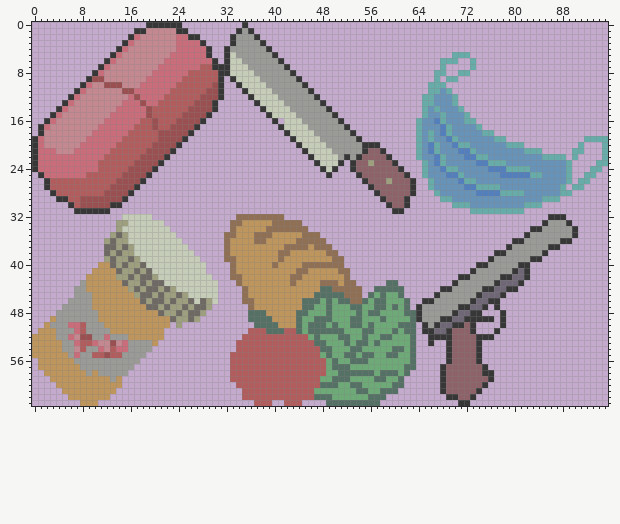
Edited in one commit: pixel-art file (Assets/Art/items.aseprite). Above is the file before it was changed.
96x64 pixels, 1 frame.
The same view after the edit:
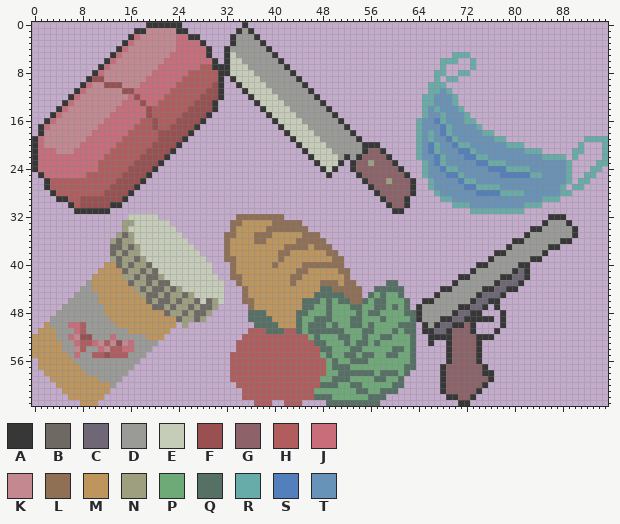
Palette (. is transparent): A #373737  B #6e6962  C #6f6776  D #9a9a97  E #c5ccb8  F #9a4f50  G #8d6268  H #b15d5e  J #ca6d7a  K #c38890  L #907055  M #be955c  N #9d9f7f  P #6eaa78  Q #557064  R #68aca9  S #537fbc  T #6793b8
The edit:
@@ x 39..43 @@
 15 AEEEE
-16 .A.EE
+16 .AEEE
 17 ..AEE
@@ x 1..33 @@
 31 ......AAAAAA.....................
-32 ..............EEEEE..............
-33 .............NNEEEEEE...........L
-34 .............NEEEEEEEE..........L
-35 ............NBNEEEEEEEE........LL
-36 ...........NBNNEEEEEEEEE.......LM
-37 ...........BBNBNEEEEEEEEE......LM
-38 ...........BNBNNEEEEEEEEEE.....LM
-39 ...........NBNNBNEEEEEEEEEE....LL
-40 ..........MMBNBNNBEEEEEEEEEE....L
-41 .........MMMMBNNBNBEEEEEEEEE....L
-42 ........MMMMMNNBNBBNEEEEEEEEE...L
-43 .......DMMMMMMBNNBNBBEEEEEEEEE...
-44 ......DDMMMMMMMNBNBBNBNEEEEEEE...
-45 ......DDDMMMMMMMNBBNBNNBNEEEEE...
-46 .....DDDDMMMMMMMMBNBBNBNNBEBNE...
-47 ....DDDDDMMMMMMMMMBBNBNNBNBBN....
-48 ...DDDDDDDMMMMMMMMMMBNNBNBBN.....
-49 ..MDDDDDDDMMMMMMMMMMMMBNNBN......
-50 .MDDDJJHDDDMMMMMMMMMMM.N.........
-51 MMMDDDJHDDDDMMMMMMMMM............
-52 MMMDDJKFFDDJDDDMMMMMM............
-53 MMMMDDJHHJKKFKJDDDDM.............
-54 MMMMDDKHDDJKHJJDDDD..............
-55 MMMMMDJDDHHFHHDDDD..............H
+32 ...............EEEEE.............
+33 ..............NNEEEEEE..........L
+34 ..............NEEEEEEEE.........L
+35 .............NBNEEEEEEEE.......LL
+36 ............NBNNEEEEEEEEE......LM
+37 ............BBNBNEEEEEEEEE.....LM
+38 ............BNBNNEEEEEEEEEE....LM
+39 ............NBNNBNEEEEEEEEEE...LL
+40 ...........MMBNBNNBEEEEEEEEEE...L
+41 ..........MMMMBNNBNBEEEEEEEEE...L
+42 .........MMMMMNNBNBBNEEEEEEEEE..L
+43 ........DMMMMMMBNNBNBBEEEEEEEEE..
+44 .......DDMMMMMMMNBNBBNBNEEEEEEE..
+45 ......DDDDMMMMMMMNBBNBNNBNEEEEE..
+46 .....DDDDDMMMMMMMMBNBBNBNNBEBNE..
+47 ....DDDDDDDMMMMMMMMBBNBNNBNBBN...
+48 ...DDDDDDDDMMMMMMMMMMBNNBNBBN....
+49 ..DDDDDDDDDDMMMMMMMMMMMBNNBN.....
+50 .MDDDJJHDDDDDMMMMMMMMMM.N........
+51 MMMDDDJHDDDDDDDMMMMMMM...........
+52 MMMDDJKFFDDDJDDDDDMMM............
+53 MMMMDDJHHJKHKFKJDDDD.............
+54 MMMMDDKHDDJKHHJJDDD..............
+55 MMMMMDJDDHHFHHHDDD..............H
 56 MMMMMMDDDDDDDDDDD...............H
 57 MMMMMMMDDDDDDDDD................H
-58 .MMMMMMMDMDDDDD.................H
-59 ..MMMMMMMMMMDM..................H
-60 ...MMMMMMMMMMM...................
-61 ....MMMMMMMMM....................
-62 .....MMMMMMM.....................
+58 .MMMMMMMDDDDDDD.................H
+59 ..MMMMMMMMDDDD..................H
+60 ...MMMMMMMMMD....................
+61 ....MMMMMMMM.....................
+62 .....MMMMMM......................
 63 .......MMM.......................
Where, in picture pixels (left, top, right, bottom), the same in both pictures:
added: (278, 118, 284, 124)
changed: (74, 214, 224, 400)
changed: (50, 316, 56, 322)
